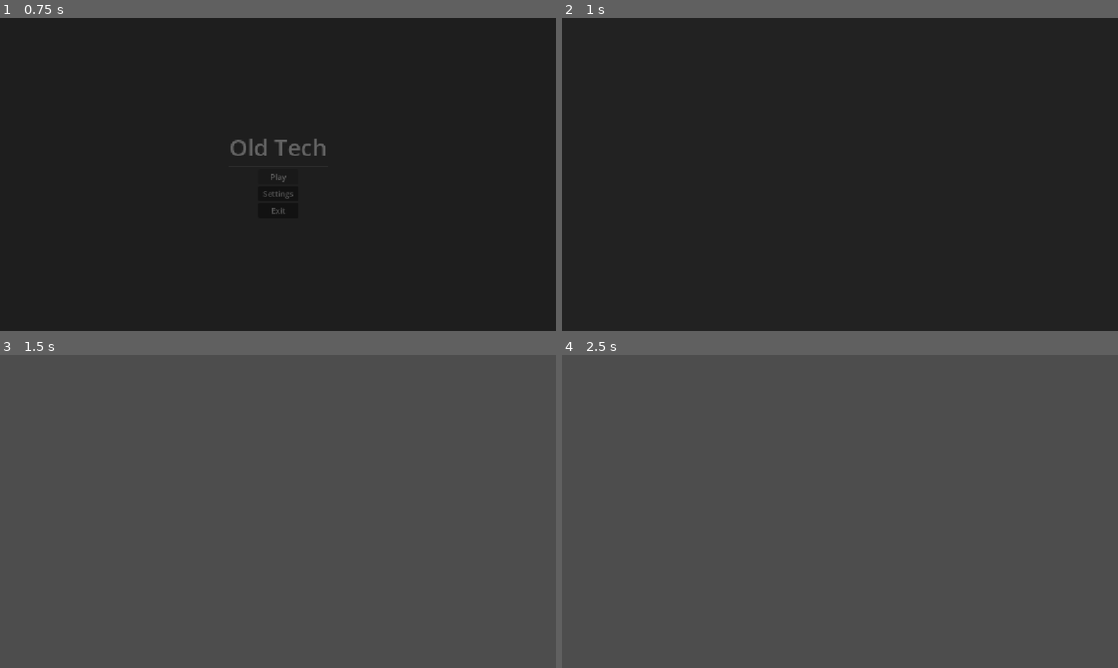
Above: before the commit, frames 1-4 (two rows, left to right).
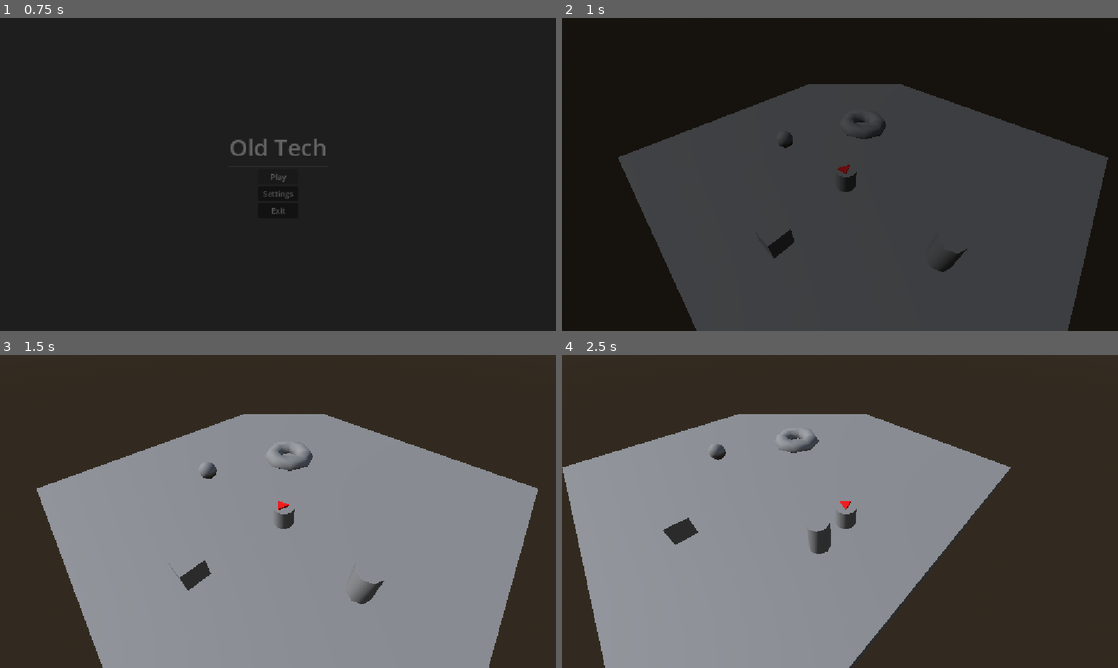
Above: after the commit, the same moments.

Repository: Ty1rl/old-tech
Game: Godot game, scene res://scenes/main.tscn
Same seed, same stepped clock (60 frames per second), same inputs: the game is played once before the commit and once after it.
Inputs:
- Up to frame 1 (0.75 s): click "Play" at 0.5 s
- Up to frame 2 (1 s): no input
- Up to frame 3 (1.5 s): hold D (move_right, bound only after the commit) from 1.28 s (still down)
- Up to frame 4 (2.5 s): release D (move_right, bound only after the commit) at 2.03 s; hold S (move_down, bound only after the commit) from 2.03 s (still down)

Frame 1 is identical in both runs. In frame 2, 54% of the frame differs, in the area x 10-99%, y 21-100%; in frame 3, 100%; in frame 4, 100%, in the area x 0-100%, y 0-100%.

Commit message:
Add test level and player

Diff:
--- a/project.godot
+++ b/project.godot
@@ -33,6 +33,26 @@
 "events": [Object(InputEventKey,"resource_local_to_scene":false,"resource_name":"","device":-1,"window_id":0,"alt_press …(195 unchanged characters)…
 ]
 }
+move_up={
+"deadzone": 0.2,
+"events": [Object(InputEventKey,"resource_local_to_scene":false,"resource_name":"","device":-1,"window_id":0,"alt_pressed":false,"shift_pressed":false,"ctrl_pressed":false,"meta_pressed":false,"pressed":false,"keycode":0,"physical_keycode":87,"key_label":0,"unicode":119,"location":0,"echo":false,"script":null)
+]
+}
+move_down={
+"deadzone": 0.2,
+"events": [Object(InputEventKey,"resource_local_to_scene":false,"resource_name":"","device":-1,"window_id":0,"alt_pressed":false,"shift_pressed":false,"ctrl_pressed":false,"meta_pressed":false,"pressed":false,"keycode":0,"physical_keycode":83,"key_label":0,"unicode":115,"location":0,"echo":false,"script":null)
+]
+}
+move_left={
+"deadzone": 0.2,
+"events": [Object(InputEventKey,"resource_local_to_scene":false,"resource_name":"","device":-1,"window_id":0,"alt_pressed":false,"shift_pressed":false,"ctrl_pressed":false,"meta_pressed":false,"pressed":false,"keycode":0,"physical_keycode":65,"key_label":0,"unicode":97,"location":0,"echo":false,"script":null)
+]
+}
+move_right={
+"deadzone": 0.2,
+"events": [Object(InputEventKey,"resource_local_to_scene":false,"resource_name":"","device":-1,"window_id":0,"alt_pressed":false,"shift_pressed":false,"ctrl_pressed":false,"meta_pressed":false,"pressed":false,"keycode":0,"physical_keycode":68,"key_label":0,"unicode":100,"location":0,"echo":false,"script":null)
+]
+}
 
 [physics]
 
--- a/scenes/game.tscn
+++ b/scenes/game.tscn
@@ -1,3 +1,43 @@
 [gd_scene format=3 uid="uid://b3ilviafr4x4r"]
 
+[ext_resource type="PackedScene" uid="uid://byupasrbo0b8n" path="res://scenes/player.tscn" id="1_uwrxv"]
+
+[sub_resource type="ProceduralSkyMaterial" id="ProceduralSkyMaterial_k5k0b"]
+
+[sub_resource type="Sky" id="Sky_tntj4"]
+sky_material = SubResource("ProceduralSkyMaterial_k5k0b")
+
+[sub_resource type="Environment" id="Environment_207l3"]
+background_mode = 2
+sky = SubResource("Sky_tntj4")
+
 [node name="Game" type="Node3D" unique_id=457077450]
+
+[node name="WorldEnvironment" type="WorldEnvironment" parent="." unique_id=582528803]
+environment = SubResource("Environment_207l3")
+
+[node name="DirectionalLight3D" type="DirectionalLight3D" parent="." unique_id=400381179]
+transform = Transform3D(0.70710677, 0.49999997, -0.49999997, 0, 0.70710677, 0.70710677, 0.70710677, -0.49999997, 0.49999997, 0, 6, 0)
+
+[node name="Player" parent="." unique_id=2086031507 instance=ExtResource("1_uwrxv")]
+transform = Transform3D(1, 0, 0, 0, 1, 0, 0, 0, 1, 0, 1, 0)
+
+[node name="CSGCombiner3D" type="CSGCombiner3D" parent="." unique_id=1293840718]
+use_collision = true
+
+[node name="CSGBox3D" type="CSGBox3D" parent="CSGCombiner3D" unique_id=1736071983]
+transform = Transform3D(1, 0, 0, 0, 1, 0, 0, 0, 1, -1, 0, -2.5)
+size = Vector3(20, 1, 20)
+
+[node name="CSGBox3D2" type="CSGBox3D" parent="CSGCombiner3D" unique_id=1845783578]
+transform = Transform3D(1, 0, 0, 0, 1, 0, 0, 0, 1, 0, 1, 4)
+
+[node name="CSGCylinder3D" type="CSGCylinder3D" parent="CSGCombiner3D" unique_id=1200849514]
+transform = Transform3D(1, 0, 0, 0, 1, 0, 0, 0, 1, 5, 1, 0)
+
+[node name="CSGSphere3D" type="CSGSphere3D" parent="CSGCombiner3D" unique_id=1941531878]
+transform = Transform3D(1, 0, 0, 0, 1, 0, 0, 0, 1, -5, 1, 0)
+
+[node name="CSGTorus3D" type="CSGTorus3D" parent="CSGCombiner3D" unique_id=1711793908]
+transform = Transform3D(1, 0, 0, 0, 1, 0, 0, 0, 1, -3.2134445, 0.53341293, -5.0097203)
+outer_radius = 1.6237819
--- /dev/null
+++ b/scenes/player.gd
@@ -0,0 +1,61 @@
+extends CharacterBody3D
+
+const MOVE_ACTIONS: Array[StringName] = [&"move_left", &"move_right", &"move_up", &"move_down"]
+
+@export var camera: Camera3D
+@export var model: Node3D
+@export var speed: float = 6.0
+@export var acceleration: float = 40.0
+@export var turn_speed: float = 14.0
+@export var mouse_active_time: float = 0.5
+
+var _input_dir: Vector2
+var _mouse_pos: Vector2
+var _mouse_active_until_msec: int
+
+
+func _unhandled_input(event: InputEvent) -> void:
+	if event is InputEventMouse:
+		_mouse_pos = event.position
+		_mouse_active_until_msec = Time.get_ticks_msec() + int(mouse_active_time * 1000.0)
+	elif MOVE_ACTIONS.any(event.is_action):
+		_input_dir = Input.get_vector(&"move_left", &"move_right", &"move_up", &"move_down")
+
+
+func _physics_process(delta: float) -> void:
+	_update_velocity(delta)
+	move_and_slide()
+	_update_facing(delta)
+
+
+func _update_velocity(delta: float) -> void:
+	var target := _get_move_direction() * speed
+	target.y = velocity.y
+	velocity = velocity.move_toward(target, acceleration * delta)
+	if not is_on_floor():
+		velocity += get_gravity() * delta
+
+
+func _update_facing(delta: float) -> void:
+	var dir := _get_facing_direction()
+	if dir.is_zero_approx():
+		return
+	model.global_basis = model.global_basis.slerp(Basis.looking_at(dir), turn_speed * delta)
+
+
+func _get_move_direction() -> Vector3:
+	# Input "up" is -Y, which maps to -Z (forward). Rotated by the camera's yaw to make it screen-relative.
+	return Vector3(_input_dir.x, 0.0, _input_dir.y).rotated(Vector3.UP, camera.global_rotation.y)
+
+
+func _get_facing_direction() -> Vector3:
+	if Time.get_ticks_msec() < _mouse_active_until_msec:
+		return _get_mouse_direction()
+	return _get_move_direction()
+
+
+func _get_mouse_direction() -> Vector3:
+	var origin := camera.project_ray_origin(_mouse_pos)
+	var ray := camera.project_ray_normal(_mouse_pos)
+	var hit: Variant = Plane(Vector3.UP, global_position.y).intersects_ray(origin, ray)
+	return Vector3.ZERO if hit == null else (hit as Vector3) - global_position
--- /dev/null
+++ b/scenes/player.tscn
@@ -0,0 +1,38 @@
+[gd_scene format=3 uid="uid://byupasrbo0b8n"]
+
+[ext_resource type="Script" uid="uid://b7qtkgpwv43w3" path="res://scenes/player.gd" id="1_3vyb7"]
+
+[sub_resource type="CylinderShape3D" id="CylinderShape3D_207l3"]
+height = 1.0
+
+[sub_resource type="CylinderMesh" id="CylinderMesh_207l3"]
+height = 1.0
+
+[sub_resource type="StandardMaterial3D" id="StandardMaterial3D_3vyb7"]
+albedo_color = Color(1, 0, 0, 1)
+
+[sub_resource type="PrismMesh" id="PrismMesh_3vyb7"]
+material = SubResource("StandardMaterial3D_3vyb7")
+size = Vector3(0.5, 0.5, 0.2)
+
+[node name="Player" type="CharacterBody3D" unique_id=2086031507 node_paths=PackedStringArray("camera", "model")]
+script = ExtResource("1_3vyb7")
+camera = NodePath("Camera3D")
+model = NodePath("MeshInstance3D")
+
+[node name="CollisionShape3D" type="CollisionShape3D" parent="." unique_id=2145492819]
+transform = Transform3D(1, 0, 0, 0, 1, 0, 0, 0, 1, 0, 0.5, 0)
+shape = SubResource("CylinderShape3D_207l3")
+
+[node name="Camera3D" type="Camera3D" parent="." unique_id=1441747336]
+transform = Transform3D(0.7071068, -0.5, 0.5, 0, 0.7071068, 0.70710677, -0.7071068, -0.5, 0.5, 5, 8, 5.375)
+fov = 70.0
+far = 20.0
+
+[node name="MeshInstance3D" type="MeshInstance3D" parent="." unique_id=1950846162]
+transform = Transform3D(1, 0, 0, 0, 1, 0, 0, 0, 1, 0, 0.5, 0)
+mesh = SubResource("CylinderMesh_207l3")
+
+[node name="MeshInstance3D2" type="MeshInstance3D" parent="MeshInstance3D" unique_id=1520551830]
+transform = Transform3D(1, 0, 0, 0, -4.371139e-08, 1, 0, -1, -4.371139e-08, 0, 0.5, 0)
+mesh = SubResource("PrismMesh_3vyb7")
Not shown, added: scenes/player.gd.uid
